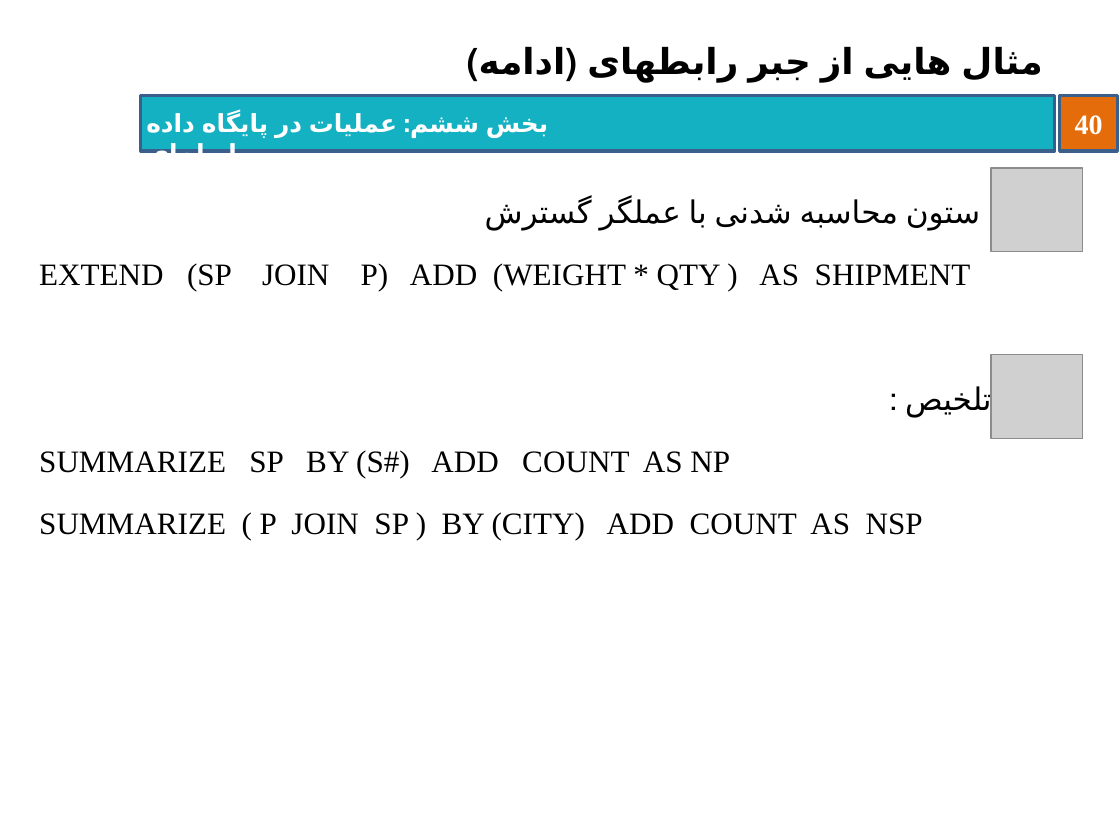
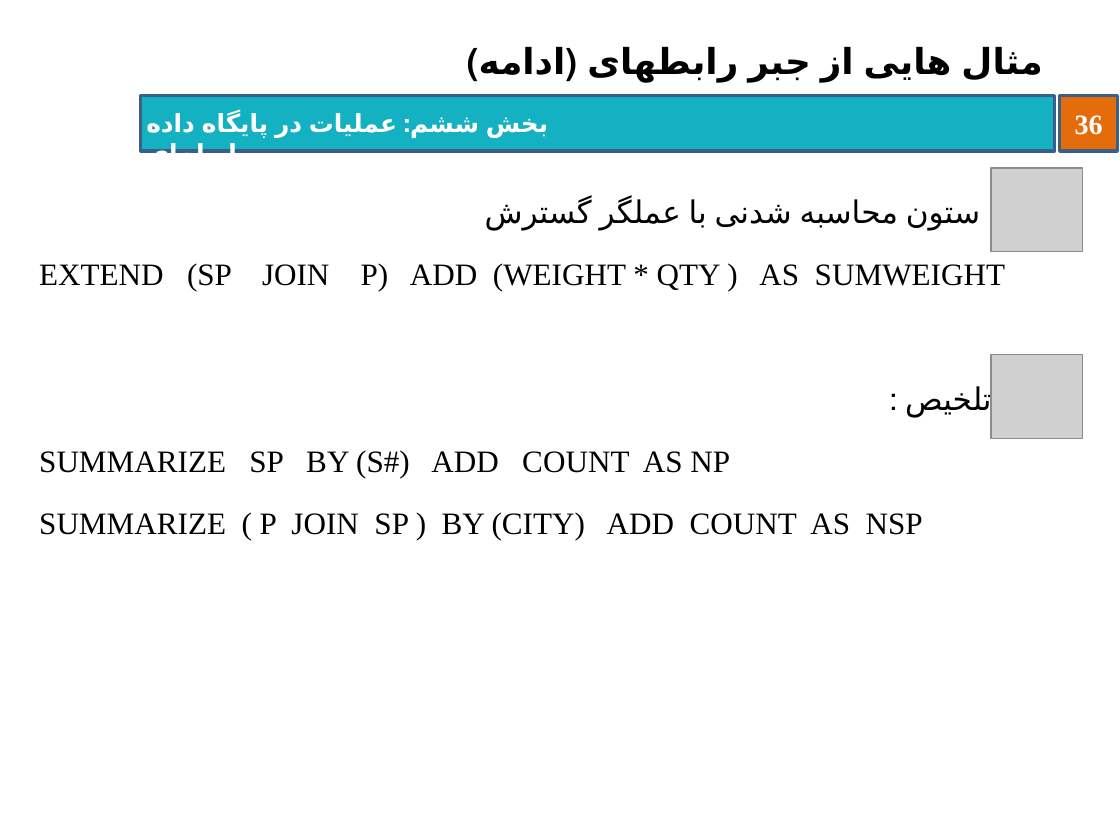
Before and after one commit to behnamhatami/DB-Slides, a slide deck: slide 36 of 6-DB-RDBOperations.pptx (slide 40 before the commit). Drawn at 1120x840 pixels with LibreOffice and Linux fonts; fonts in the diff are those of the drawing; grey boxes stand for pictures; background and template pictures are left out. Boxes give left, top, right and bottom in pixels: in the first picture for what was removed or moved away, otherwise in the second. Text is boxed around its words. In the diff, an @@ line names an element or a change of style, - is before the commit and + after.

```diff
--- a/6-DB-RDBOperations.pptx
+++ b/6-DB-RDBOperations.pptx
@@ page number at box(1075, 115, 1103, 135): text changed @@
-40
+36
@@ text at box(39, 263, 1005, 291): text changed @@
-EXTEND (SP JOIN P) ADD (WEIGHT * QTY ) AS SHIPMENT
+EXTEND (SP JOIN P) ADD (WEIGHT * QTY ) AS SUMWEIGHT
```
Also in this commit, not shown: 8 other slides changed.
